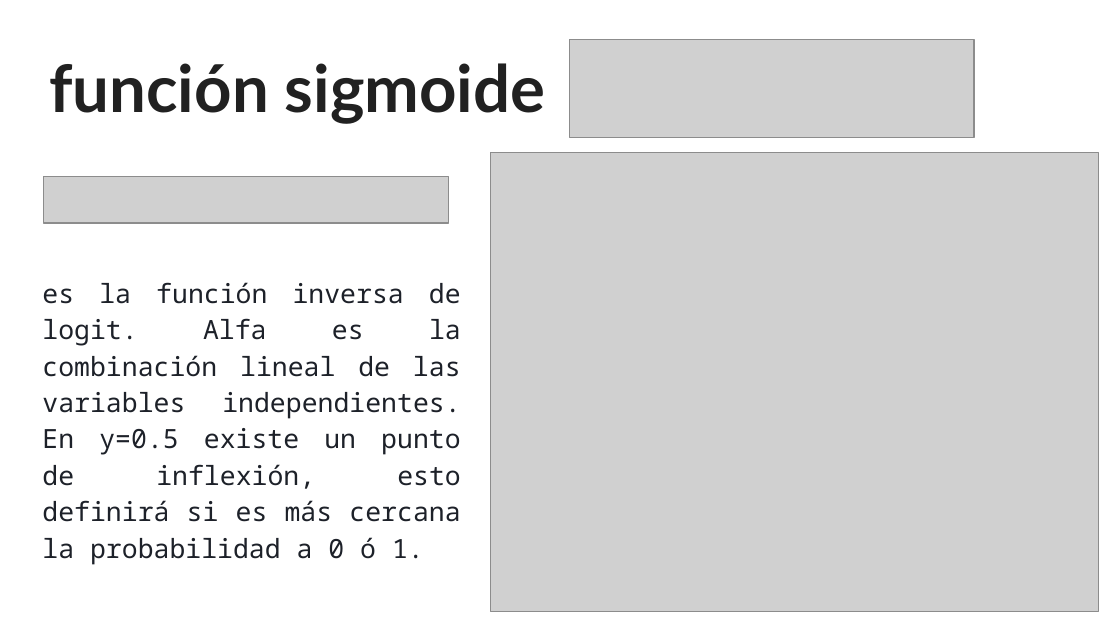
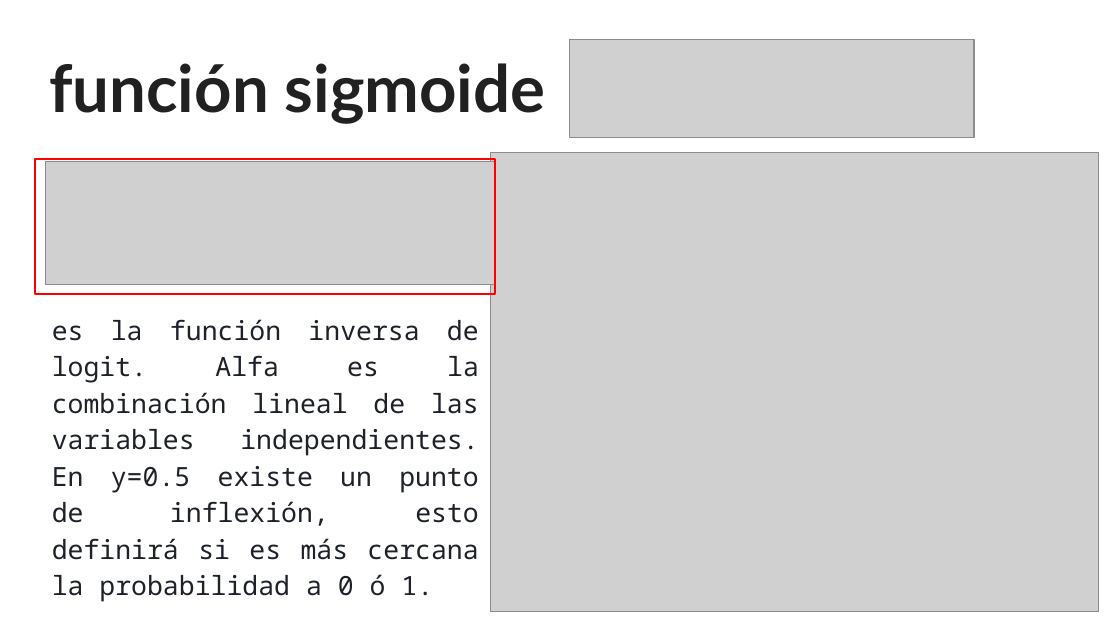
Before and after one commit to sainosmichelle/sainosmichelle.github.io, a slide deck: slide 13 of assets/files/Tema6/reg_log/6.2 Regresión Logística.pptx. Drawn at 1120x630 pixels with LibreOffice and Linux fonts; fonts in the diff are those of the drawing; grey boxes stand for pictures. Boxes give left, top, right and bottom in pixels: in the first picture for what was removed or moved away, otherwise in the second. Text is boxed around its words. In the diff, an @@ line names an element or a change of style, - is before the commit and + after.

```diff
--- a/assets/files/Tema6/reg_log/6.2 Regresión Logística.pptx
+++ b/assets/files/Tema6/reg_log/6.2 Regresión Logística.pptx
@@ rectangle added at (x1=35, y1=159, x2=495, y2=293), outline #FF0000 1.5 pt @@
@@ picture removed at (x1=44, y1=176, x2=448, y2=223) @@
@@ picture added at (x1=46, y1=162, x2=495, y2=284) @@
@@ text "es la función inversa de ..." rewrapped from (x1=42, y1=282, x2=461, y2=565) to (x1=52, y1=319, x2=479, y2=602) @@
```
Also in this commit, not shown: 9 other slides changed, 1 slide added, 2 slides removed, 5 other files.
